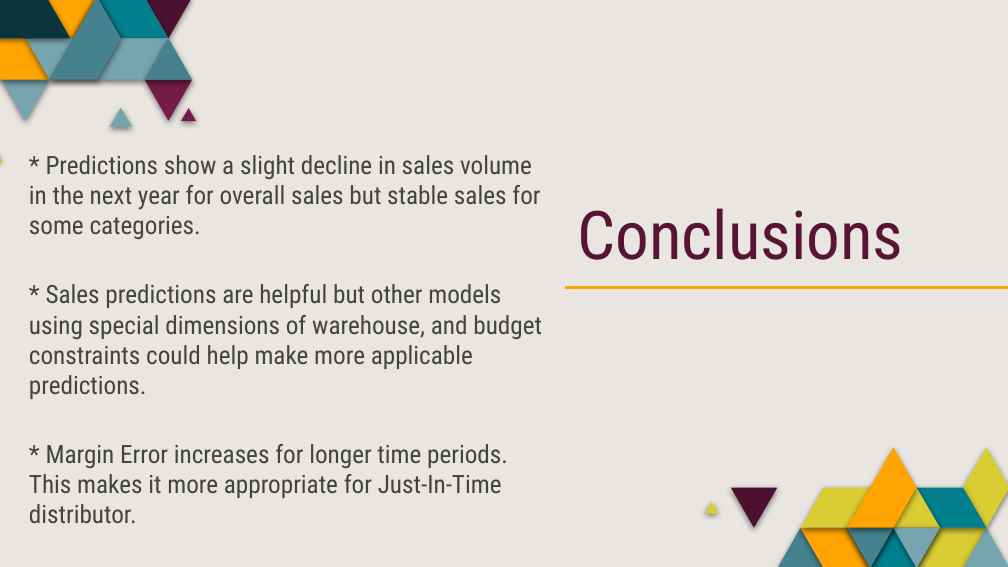
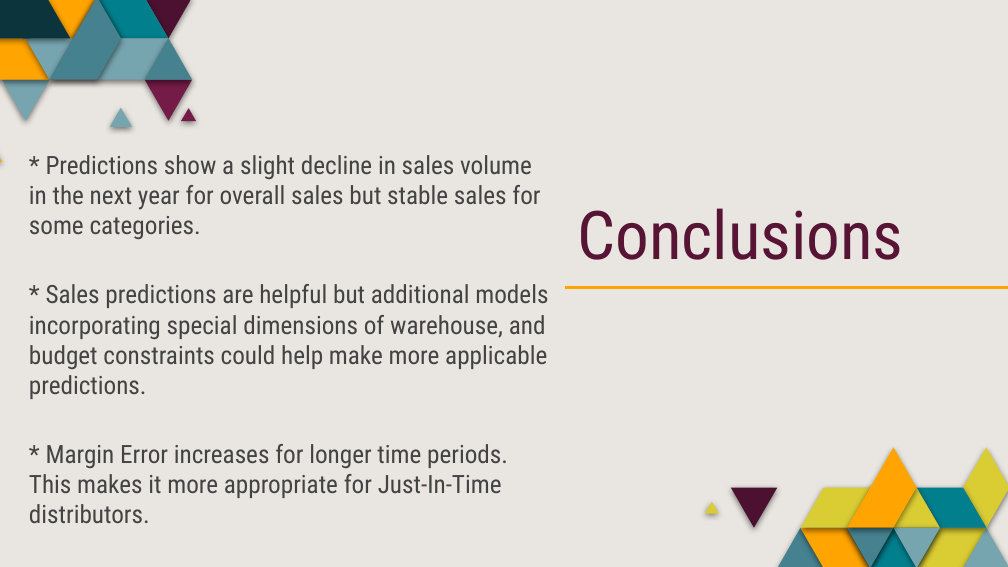
Before and after one commit to saraparveen26/Sales-Volume-Forecasting, a slide deck: slide 21 of Project_Presentation/Project_Presentation.pptx. Drawn at 1008x567 pixels with LibreOffice and Linux fonts; fonts in the diff are those of the drawing. Boxes give left, top, right and bottom in pixels: in the first picture for what was removed or moved away, otherwise in the second. Text is boxed around its words. In the diff, an @@ line names an element or a change of style, - is before the commit and + after.

Commit message:
final presentation

```diff
--- a/Project_Presentation/Project_Presentation.pptx
+++ b/Project_Presentation/Project_Presentation.pptx
@@ text at <box>29,284,548,523</box>: text changed @@
-* Sales predictions are helpful but other models using special dimensions of warehouse, and budget constraints could help make more applicable predictions.
-* Margin Error increases for longer time periods. This makes it more appropriate for Just-In-Time distributor.
+* Sales predictions are helpful but additional models incorporating special dimensions of warehouse, and budget constraints could help make more applicable predictions.
+* Margin Error increases for longer time periods. This makes it more appropriate for Just-In-Time distributors.
```
Also in this commit, not shown: 6 other slides changed, 1 other file.
